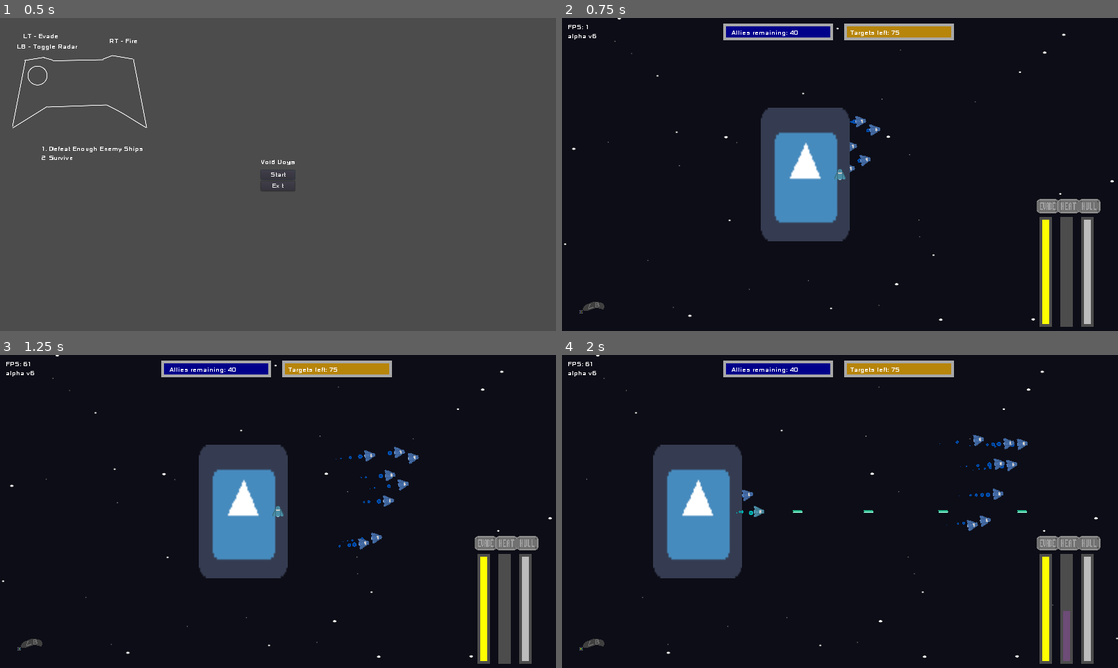
Above: before the commit, frames 1-4 (two rows, left to right).
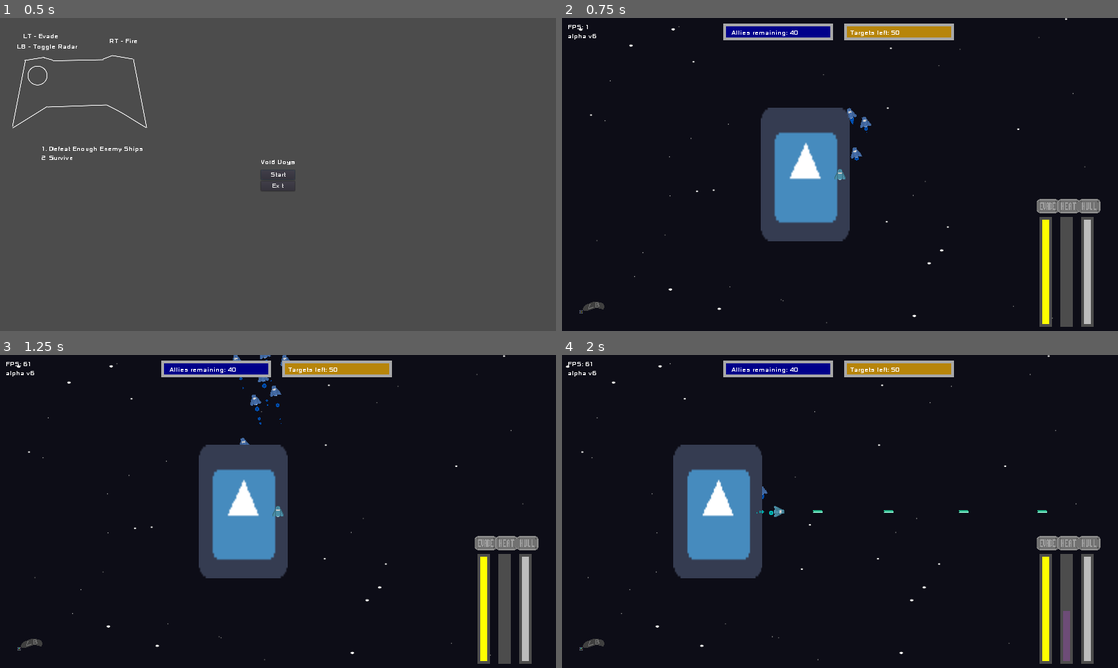
Above: after the commit, the same moments.

Repository: Huckletoon/VoidDogs
Game: Godot game, scene res://Game.tscn
The game is run twice, just before and just after one commit, with the same random seed, the same clock (stepped at 60 frames per second) and the same inputs. The engine's default icon, where the game draws it, is replaced by a stand-in: a white triangle on a blue panel in a dark square.
Inputs (mouse positions are in pixels of both pictures, inside the frame that each line leads up to):
- Up to frame 1 (0.5 s): no input
- Up to frame 2 (0.75 s): click "Start" at 0.5 s
- Up to frame 3 (1.25 s): no input
- Up to frame 4 (2 s): tap Enter (pl_start) at 1.25, 1.55 s; move the mouse to (962, 495) at 1.27 s; hold D (pl_right) from 1.28 s (still down); hold J (pl_fire) from 1.28 s (still down); click (962, 495) at 1.42 s

Frame 1 is identical in both runs. In frame 2, 0.5% of the frame differs, in the area x 0-100%, y 0-98%; in frame 3, 0.9%; in frame 4, 5.9%.

Commit message:
Sound Effects
- Added laser, hit, explode, overheat sfx
- Fixed upgrade bug

Diff:
--- a/default_bus_layout.tres
+++ b/default_bus_layout.tres
@@ -8,8 +8,7 @@
 post_gain = 10.0
 
 [resource]
-bus/0/mute = true
-bus/0/volume_db = -37.3
+bus/0/volume_db = -17.7
 bus/1/name = "Music"
 bus/1/solo = false
 bus/1/mute = false
@@ -18,3 +17,9 @@
 bus/1/send = "Master"
 bus/1/effect/0/effect = SubResource( 1 )
 bus/1/effect/0/enabled = false
+bus/2/name = "SFX"
+bus/2/solo = false
+bus/2/mute = false
+bus/2/bypass_fx = false
+bus/2/volume_db = -2.9
+bus/2/send = "Master"
--- a/objects/Ally.tscn
+++ b/objects/Ally.tscn
@@ -1,7 +1,8 @@
-[gd_scene load_steps=4 format=2]
+[gd_scene load_steps=5 format=2]
 
 [ext_resource path="res://scripts/Ally.gd" type="Script" id=1]
 [ext_resource path="res://sprites/fieroShip.png" type="Texture" id=2]
+[ext_resource path="res://audio/Blast.wav" type="AudioStream" id=3]
 
 [sub_resource type="RectangleShape2D" id=1]
 extents = Vector2( 15, 15 )
@@ -18,4 +19,11 @@
 
 [node name="Timer" type="Timer" parent="."]
 
+[node name="Laser" type="AudioStreamPlayer2D" parent="."]
+stream = ExtResource( 3 )
+volume_db = -10.0
+pitch_scale = 1.15
+max_distance = 3500.0
+bus = "SFX"
+
 [connection signal="timeout" from="Timer" to="." method="_on_Timer_timeout"]
--- a/objects/AllyArmored.tscn
+++ b/objects/AllyArmored.tscn
@@ -1,7 +1,8 @@
-[gd_scene load_steps=4 format=2]
+[gd_scene load_steps=5 format=2]
 
 [ext_resource path="res://scripts/AllyArmored.gd" type="Script" id=1]
 [ext_resource path="res://sprites/fieroShip.png" type="Texture" id=2]
+[ext_resource path="res://audio/Blast.wav" type="AudioStream" id=3]
 
 [sub_resource type="RectangleShape2D" id=1]
 extents = Vector2( 16, 16 )
@@ -15,3 +16,10 @@
 [node name="Sprite" type="Sprite" parent="."]
 modulate = Color( 0, 1, 0.458824, 1 )
 texture = ExtResource( 2 )
+
+[node name="Laser" type="AudioStreamPlayer2D" parent="."]
+stream = ExtResource( 3 )
+volume_db = -10.0
+pitch_scale = 0.9
+max_distance = 3500.0
+bus = "SFX"
--- a/objects/Armored.tscn
+++ b/objects/Armored.tscn
@@ -1,7 +1,8 @@
-[gd_scene load_steps=4 format=2]
+[gd_scene load_steps=5 format=2]
 
 [ext_resource path="res://scripts/Armored.gd" type="Script" id=1]
 [ext_resource path="res://sprites/fieroShip.png" type="Texture" id=2]
+[ext_resource path="res://audio/Blast.wav" type="AudioStream" id=3]
 
 [sub_resource type="RectangleShape2D" id=1]
 extents = Vector2( 16, 16 )
@@ -15,3 +16,10 @@
 [node name="Sprite" type="Sprite" parent="."]
 modulate = Color( 1, 0.819608, 0, 1 )
 texture = ExtResource( 2 )
+
+[node name="Laser" type="AudioStreamPlayer2D" parent="."]
+stream = ExtResource( 3 )
+volume_db = -10.0
+pitch_scale = 0.7
+max_distance = 3500.0
+bus = "SFX"
--- a/objects/Chaser.tscn
+++ b/objects/Chaser.tscn
@@ -1,7 +1,8 @@
-[gd_scene load_steps=4 format=2]
+[gd_scene load_steps=5 format=2]
 
 [ext_resource path="res://scripts/Chaser.gd" type="Script" id=1]
 [ext_resource path="res://sprites/chaser.png" type="Texture" id=2]
+[ext_resource path="res://audio/Blast.wav" type="AudioStream" id=3]
 
 [sub_resource type="RectangleShape2D" id=1]
 extents = Vector2( 16, 16 )
@@ -19,4 +20,11 @@
 [node name="Timer" type="Timer" parent="."]
 process_mode = 0
 
+[node name="Laser" type="AudioStreamPlayer2D" parent="."]
+stream = ExtResource( 3 )
+volume_db = -10.0
+pitch_scale = 0.8
+max_distance = 3500.0
+bus = "SFX"
+
 [connection signal="timeout" from="Timer" to="." method="_on_Timer_timeout"]
--- /dev/null
+++ b/objects/Explode.tscn
@@ -0,0 +1,12 @@
+[gd_scene load_steps=3 format=2]
+
+[ext_resource path="res://audio/Explode.wav" type="AudioStream" id=1]
+[ext_resource path="res://scripts/Explode.gd" type="Script" id=2]
+
+[node name="Explode" type="AudioStreamPlayer2D"]
+stream = ExtResource( 1 )
+volume_db = 5.0
+autoplay = true
+max_distance = 3000.0
+bus = "SFX"
+script = ExtResource( 2 )
--- a/objects/Interceptor.tscn
+++ b/objects/Interceptor.tscn
@@ -1,7 +1,8 @@
-[gd_scene load_steps=4 format=2]
+[gd_scene load_steps=5 format=2]
 
 [ext_resource path="res://scripts/Interceptor.gd" type="Script" id=1]
 [ext_resource path="res://sprites/interceptor.png" type="Texture" id=2]
+[ext_resource path="res://audio/Blast.wav" type="AudioStream" id=3]
 
 [sub_resource type="RectangleShape2D" id=1]
 extents = Vector2( 15, 15 )
@@ -15,3 +16,10 @@
 
 [node name="Sprite" type="Sprite" parent="."]
 texture = ExtResource( 2 )
+
+[node name="Laser" type="AudioStreamPlayer2D" parent="."]
+stream = ExtResource( 3 )
+volume_db = -10.0
+pitch_scale = 0.8
+max_distance = 3500.0
+bus = "SFX"
--- a/objects/Player.tscn
+++ b/objects/Player.tscn
@@ -8,6 +8,9 @@
 [ext_resource path="res://sprites/stars1.png" type="Texture" id=6]
 [ext_resource path="res://sprites/stars2.png" type="Texture" id=7]
 [ext_resource path="res://sprites/stars3.png" type="Texture" id=8]
+[ext_resource path="res://audio/Blast.wav" type="AudioStream" id=9]
+[ext_resource path="res://audio/Hit.wav" type="AudioStream" id=10]
+[ext_resource path="res://audio/Overheat.wav" type="AudioStream" id=11]
 
 [sub_resource type="ConvexPolygonShape2D" id=1]
 points = PoolVector2Array( -6, -16, 6, -16, 16, 15, -16, 15 )
@@ -89,3 +92,17 @@
 [node name="Sprite" type="Sprite" parent="ParallaxBackground/layer4"]
 texture = ExtResource( 8 )
 centered = false
+
+[node name="LaserSFX" type="AudioStreamPlayer2D" parent="."]
+stream = ExtResource( 9 )
+bus = "SFX"
+
+[node name="HitSFX" type="AudioStreamPlayer2D" parent="."]
+stream = ExtResource( 10 )
+volume_db = 17.5
+bus = "SFX"
+
+[node name="HeatSFX" type="AudioStreamPlayer" parent="."]
+stream = ExtResource( 11 )
+volume_db = -8.0
+bus = "SFX"
--- a/scripts/Ally.gd
+++ b/scripts/Ally.gd
@@ -5,6 +5,7 @@
 var Particle = preload("res://objects/BoostParticle.tscn")
 var Bullet = preload("res://objects/Bullet.tscn")
 var Boom = preload("res://objects/BoomParticle.tscn")
+var Explode = preload("res://objects/Explode.tscn")
 
 var rng = RandomNumberGenerator.new()
 var vel = Vector2()
@@ -25,6 +26,7 @@
 
 onready var sprite = get_node("Sprite")
 onready var timer = get_node("Timer")
+onready var laser = get_node("Laser")
 onready var director = get_parent().get_parent()
 
 func is_type(type):
@@ -36,6 +38,10 @@
 func destroy():
 	director.alliesKilled += 1
 	director.allies.erase(self)
+	var explode = Explode.instance()
+	explode.position = position
+	explode.pitch_scale += rng.randf_range(-0.1, 0.1)
+	director.add_child(explode)
 	for x in range(rng.randi_range(1,3)):
 		var boom = Boom.instance()
 		boom.position = position
@@ -78,6 +84,7 @@
 			sprite.rotation = atan2(diff.y, diff.x) + PI/2
 
 			if fireTrack == 0:
+				laser.play()
 				var bullet = Bullet.instance()
 				bullet.team = -1
 				bullet.position = position + diff*32
--- a/scripts/AllyArmored.gd
+++ b/scripts/AllyArmored.gd
@@ -5,6 +5,7 @@
 var Particle = preload("res://objects/BoostParticle.tscn")
 var Bullet = preload("res://objects/Bullet.tscn")
 var Boom = preload("res://objects/BoomParticle.tscn")
+var Explode = preload("res://objects/Explode.tscn")
 
 var rng = RandomNumberGenerator.new()
 var vel = Vector2()
@@ -26,6 +27,7 @@
 const MAX_HEALTH = 3
 
 onready var sprite = get_node("Sprite")
+onready var laser = get_node("Laser")
 onready var director = get_parent().get_parent()
 
 func is_type(type):
@@ -48,6 +50,10 @@
 func destroy():
 	director.alliesKilled += 1
 	director.allies.erase(self)
+	var explode = Explode.instance()
+	explode.position = position
+	explode.pitch_scale += rng.randf_range(-0.3, 0.1)
+	director.add_child(explode)
 	for x in range(rng.randi_range(1,3)):
 		var boom = Boom.instance()
 		boom.position = position
@@ -88,6 +94,7 @@
 			sprite.rotation = atan2(diff.y, diff.x) + PI/2
 
 			if fireTrack == 0:
+				laser.play()
 				var bullet = Bullet.instance()
 				bullet.team = -1
 				bullet.position = position + diff*32
--- a/scripts/Armored.gd
+++ b/scripts/Armored.gd
@@ -13,6 +13,7 @@
 var Bullet = preload("res://objects/Bullet.tscn")
 var Particle = preload("res://objects/BoostParticle.tscn")
 var Boom = preload("res://objects/BoomParticle.tscn")
+var Explode = preload("res://objects/Explode.tscn")
 
 var rng = RandomNumberGenerator.new()
 var vel = Vector2()
@@ -27,6 +28,7 @@
 var currentHealth = MAX_HEALTH
 
 onready var sprite = get_node("Sprite")
+onready var laser = get_node("Laser")
 onready var director = get_parent().get_parent()
 
 func is_type(type):
@@ -49,6 +51,10 @@
 func destroy():
 	director.enemiesKilled += 1
 	director.ships.erase(self)
+	var explode = Explode.instance()
+	explode.position = position
+	explode.pitch_scale += rng.randf_range(-0.3, 0.1)
+	director.add_child(explode)
 	for x in range(rng.randi_range(1,3)):
 		var boom = Boom.instance()
 		boom.position = position
@@ -87,6 +93,7 @@
 		sprite.rotation = atan2(diff.y, diff.x) + PI/2
 
 		if fireTrack == 0:
+			laser.play()
 			var bullet = Bullet.instance()
 			bullet.team = 1
 			bullet.position = position + diff*32
--- a/scripts/Chaser.gd
+++ b/scripts/Chaser.gd
@@ -5,6 +5,7 @@
 var Bullet = preload("res://objects/Bullet.tscn")
 var Particle = preload("res://objects/BoostParticle.tscn")
 var Boom = preload("res://objects/BoomParticle.tscn")
+var Explode = preload("res://objects/Explode.tscn")
 
 var rng = RandomNumberGenerator.new()
 var vel = Vector2()
@@ -26,6 +27,7 @@
 
 onready var sprite = get_node("Sprite")
 onready var timer = get_node("Timer")
+onready var laser = get_node("Laser")
 onready var director = get_parent().get_parent()
 
 func is_type(type):
@@ -37,6 +39,10 @@
 func destroy():
 	director.enemiesKilled += 1
 	director.ships.erase(self)
+	var explode = Explode.instance()
+	explode.position = position
+	explode.pitch_scale += rng.randf_range(-0.1, 0.1)
+	director.add_child(explode)
 	for x in range(rng.randi_range(1,3)):
 		var boom = Boom.instance()
 		boom.position = position
@@ -78,6 +84,7 @@
 		sprite.rotation = atan2(diff.y, diff.x) + PI/2
 
 		if fireTrack == 0:
+			laser.play()
 			var bullet = Bullet.instance()
 			bullet.team = 1
 			bullet.position = position + diff*32
--- a/scripts/Director.gd
+++ b/scripts/Director.gd
@@ -22,8 +22,10 @@
 var alliesKilled = 0
 var wait = 1
 var objective = false
+var carrierRadius
 
 var MAX_SHIPS = 100
+var RADIUS = 7000
 
 onready var timer = get_node("Timer")
 onready var player = get_node("../Player")
@@ -34,12 +36,15 @@
 	timer.process_mode = Timer.TIMER_PROCESS_PHYSICS
 	timer.wait_time = wait
 	rng.randomize()
+	carrierRadius = rng.randf_range(0.7, 1) * RADIUS
+	var angle = rng.randf_range(0, 2*PI)
 	allyCarrier = AllyCarrier.instance()
-	allyCarrier.position = Vector2(rng.randi_range(-7000, -5000), rng.randi_range(-2000, 2000))
+	allyCarrier.position = Vector2(sin(angle), cos(angle)) * carrierRadius
 	add_child(allyCarrier)
 	player.position = allyCarrier.position + Vector2(100, 0)
+	angle += PI
 	enemyCarrier = EnemyCarrier.instance()
-	enemyCarrier.position = Vector2(rng.randi_range(5000, 7000), rng.randi_range(-2000, 2000))
+	enemyCarrier.position = Vector2(sin(angle), cos(angle)) * carrierRadius
 	initLevel()
 
 
--- /dev/null
+++ b/scripts/Explode.gd
@@ -0,0 +1,4 @@
+extends AudioStreamPlayer2D
+
+func _physics_process(delta):
+	if !playing: queue_free()
--- a/scripts/Game.gd
+++ b/scripts/Game.gd
@@ -20,6 +20,8 @@
 var stage3Upgrade = 0
 var stage4Upgrade = 0
 var stage5Upgrade = 0
+
+var baseTarget = 50
 
 func _ready():
 	pause_mode = PAUSE_MODE_PROCESS
@@ -58,19 +60,15 @@
 	match level:
 		"world":
 			worldNode.queue_free()
-			remove_child(worldNode)
 			worldNode = null
 	level = "gameOver"
 	gameOverNode = GameOver.instance()
 	add_child(gameOverNode)
 
 func retry():
-	match level:
-		"world":
-			gameOverNode.queue_free()
-			remove_child(gameOverNode)
-			gameOverNode = null
-			startGame(1)
+	gameOverNode.queue_free()
+	gameOverNode = null
+	startGame(1)
 
 func startGame(arg):
 	if arg == 0: remove_child(titleNode)
@@ -78,7 +76,7 @@
 		worldNode = worldScene.instance()
 	add_child(worldNode)
 	var director = worldNode.get_node("Director")
-	director.enemyTarget = ceil(75 * difficulty)
+	director.enemyTarget = ceil(baseTarget * difficulty)
 	director.allyTarget = max(40, ceil(40 / difficulty))
 	director.MAX_SHIPS = min(ceil(100 * difficulty), 500)
 	director.wait = max(0.2, 1.5/difficulty)
@@ -105,7 +103,7 @@
 	upgradeNode = null
 	worldNode = worldScene.instance()
 	var director = worldNode.get_node("Director")
-	director.enemyTarget = ceil(75 * difficulty)
+	director.enemyTarget = ceil(baseTarget * difficulty)
 	director.allyTarget = max(40, ceil(40 / difficulty))
 	director.MAX_SHIPS = min(ceil(100 * difficulty), 500)
 	director.wait = max(0.2, 1.5/difficulty)
--- a/scripts/Interceptor.gd
+++ b/scripts/Interceptor.gd
@@ -5,6 +5,7 @@
 var Bullet = preload("res://objects/Bullet.tscn")
 var Particle = preload("res://objects/BoostParticle.tscn")
 var Boom = preload("res://objects/BoomParticle.tscn")
+var Explode = preload("res://objects/Explode.tscn")
 var rng = RandomNumberGenerator.new()
 
 var vel = Vector2()
@@ -24,6 +25,7 @@
 const ORBIT = 300
 
 onready var sprite = get_node("Sprite")
+onready var laser = get_node("Laser")
 onready var director = get_parent().get_parent()
 
 func is_type(type):
@@ -35,6 +37,10 @@
 func destroy():
 	director.enemiesKilled += 1
 	director.ships.erase(self)
+	var explode = Explode.instance()
+	explode.position = position
+	explode.pitch_scale += rng.randf_range(-0.1, 0.1)
+	director.add_child(explode)
 	for x in range(rng.randi_range(1,3)):
 		var boom = Boom.instance()
 		boom.position = position
@@ -73,6 +79,7 @@
 		sprite.rotation = atan2(leadNorm.y, leadNorm.x) + PI/2
 		if targetDist > ORBIT: vel += ACCEL * leadNorm
 		if fireTrack == 0:
+			laser.play()
 			var bullet = Bullet.instance()
 			bullet.team = 1
 			bullet.position = position + leadNorm*32
--- a/scripts/Player.gd
+++ b/scripts/Player.gd
@@ -31,7 +31,7 @@
 var shakeCool = 20
 var shakeMax = 64
 
-var CAM_OFFSET_X = 400
+var CAM_OFFSET_X = 300
 var CAM_OFFSET_Y = 200
 
 var MAX_SPEED = 1000
@@ -46,6 +46,9 @@
 onready var sprite = get_node("Sprite")
 onready var camera = get_node("Camera2D")
 onready var radar = get_node("Radar")
+onready var laserSFX = get_node("LaserSFX")
+onready var hitSFX = get_node("HitSFX")
+onready var heatSFX = get_node("HeatSFX")
 onready var game = get_tree().current_scene
 
 func _ready():
@@ -60,6 +63,7 @@
 	return type == "Player"
 
 func hit(damage):
+	hitSFX.play()
 	var boom = Boom.instance()
 	boom.scale *= 0.5
 	boom.position = position
@@ -75,7 +79,7 @@
 func resized():
 	var wid = get_viewport_rect().size.x
 	var hei = get_viewport_rect().size.y
-	CAM_OFFSET_X = wid * 0.4
+	CAM_OFFSET_X = wid * 0.3
 	CAM_OFFSET_Y = hei * 0.4
 	radar.scrnWidth = wid
 	radar.scrnHeight = hei
@@ -176,6 +180,7 @@
 	#fire
 	if Input.is_action_pressed("pl_fire") and !evading:
 		if fire_track == 0 and !burned:
+			laserSFX.play()
 			var bullet = Bullet.instance()
 			if laserUp:
 				bullet.scale *= 2
@@ -188,6 +193,7 @@
 			fire_track = -1
 			fireHeat += fire_rate + 8
 			if fireHeat >= MAX_HEAT:
+				heatSFX.play()
 				burned = true
 	if fire_track != 0:
 		fire_track += fire_rate
--- a/scripts/Radar.gd
+++ b/scripts/Radar.gd
@@ -1,7 +1,7 @@
 extends Control
 
 const PAD = 50
-const RANGE = 1500
+const RANGE = 1750
 const ASSIST_RANGE = 200
 const MIN_SIZE = 10
 const UI_SWAY = 0.25
--- a/scripts/UpgradeMenu.gd
+++ b/scripts/UpgradeMenu.gd
@@ -27,20 +27,21 @@
 		1.5: #FireRate or Evade
 			upgrade0Text = "Offense\nFire Rate Up"
 			upgrade1Text = "Defense\nEvasion Up"
-		2: #Damage or Health
+		2.0: #Damage or Health
 			upgrade0Text = "Offense\nDamage Up"
 			upgrade1Text = "Defense\nHealth Up"
 		2.5: #LaserSize or Movement
 			upgrade0Text = "Offense\nLaser Size Up"
 			upgrade1Text = "Defense\nMovement Up"
-		3: #FireRate or Health
+		3.0: #FireRate or Health
 			upgrade0Text = "Offense\nFire Rate Up"
 			upgrade1Text = "Defense\nHealth Up"
 		3.5: #Cooling or Evade
 			upgrade0Text = "Offense\nCooling Up"
 			upgrade1Text = "Defense\nEvasion Up"
-		4: #Evade and Cooling
+		4.0: #Evade and Cooling
 			pass
+		_: print(level)
 
 
 func _on_Upgrade0_gui_input(event):
@@ -48,11 +49,11 @@
 		match nextLevel:
 			1.5:
 				game.stage1Upgrade = 1
-			2:
+			2.0:
 				game.stage2Upgrade = 1
 			2.5:
 				game.stage3Upgrade = 1
-			3:
+			3.0:
 				game.stage4Upgrade = 1
 			3.5:
 				game.stage5Upgrade = 1
@@ -71,11 +72,11 @@
 		match nextLevel:
 			1.5:
 				game.stage1Upgrade = 2
-			2:
+			2.0:
 				game.stage2Upgrade = 2
 			2.5:
 				game.stage3Upgrade = 2
-			3:
+			3.0:
 				game.stage4Upgrade = 2
 			3.5:
 				game.stage5Upgrade = 2
Not shown, added: audio/Blast.wav.import
Not shown, added: audio/Explode.wav.import
Not shown, added: audio/Hit.wav.import
Not shown, added: audio/Overheat.wav.import
Not shown: 1 places in objects/Player.tscn that only renumber resources
Not shown, added: audio/Blast.wav
Not shown, added: audio/Explode.wav
Not shown, added: audio/Hit.wav
Not shown, added: audio/Overheat.wav
